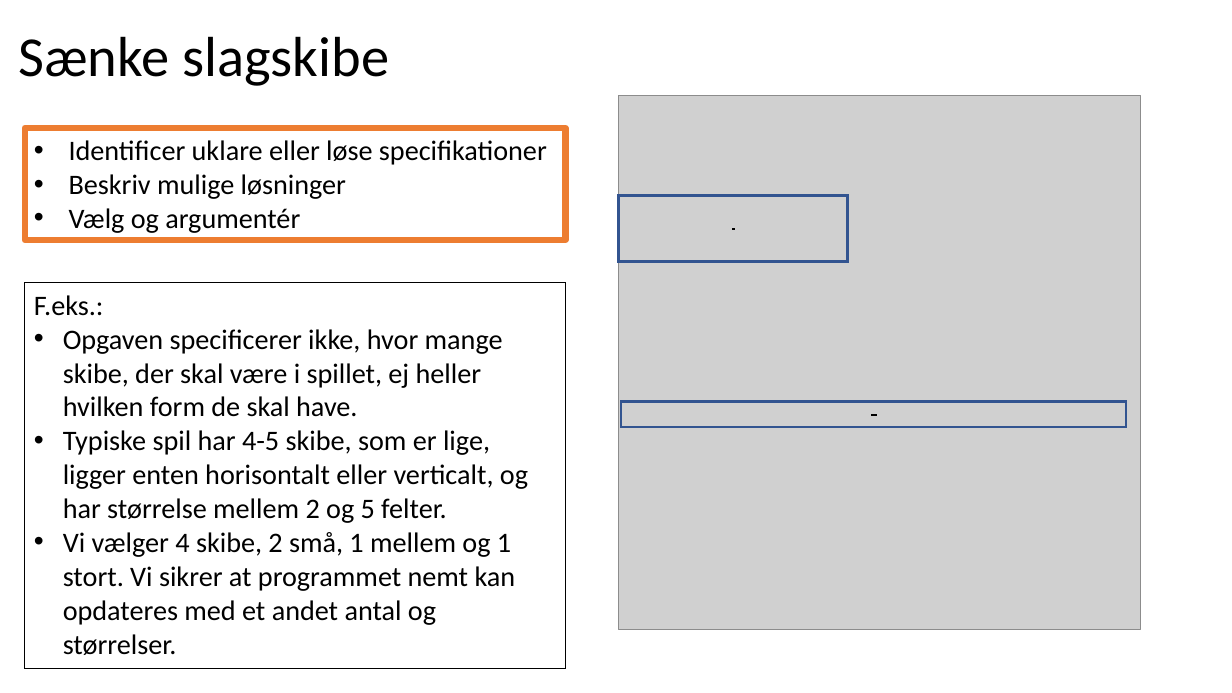
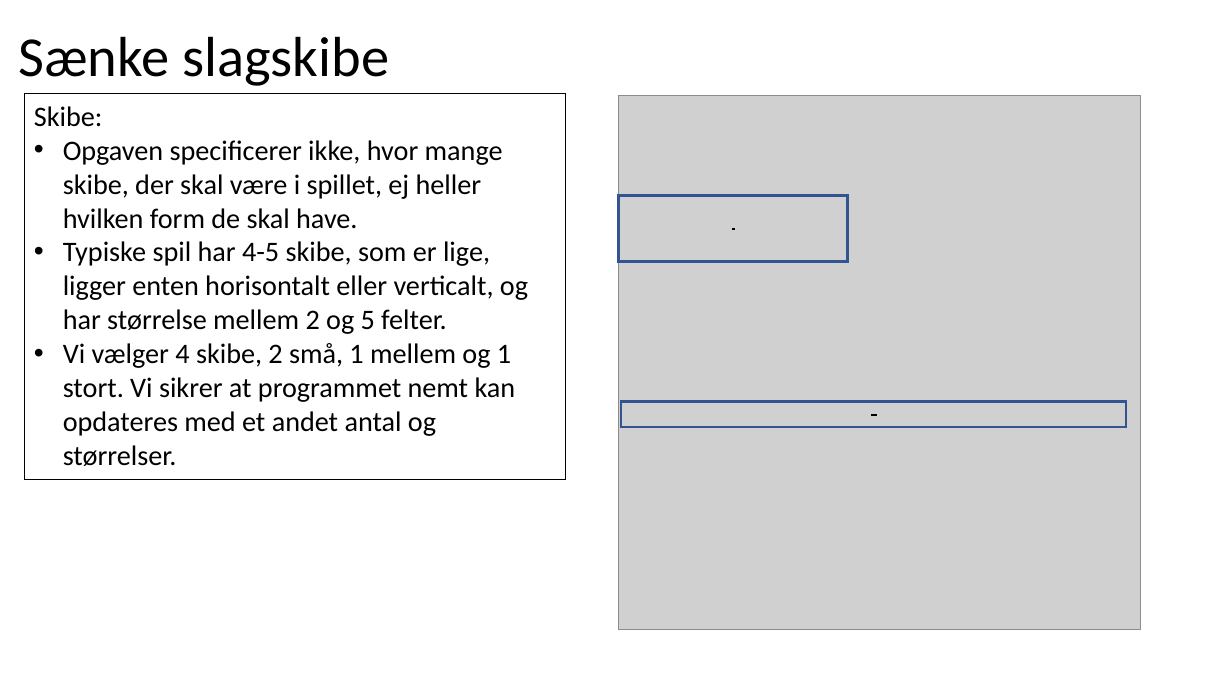
Before and after one commit to fisterloegsovs/pop22, a slide deck: slide 15 of lectures/13.1-3/lecture13.1.pptx (slide 14 before the commit). Drawn at 1232x693 pixels with LibreOffice and Linux fonts; fonts in the diff are those of the drawing; grey boxes stand for pictures. Boxes give left, top, right and bottom in pixels: in the first picture for what was removed or moved away, otherwise in the second. Text is boxed around its words. In the diff, an @@ line names an element or a change of style, - is before the commit and + after.

```diff
--- a/lectures/13.1-3/lecture13.1.pptx
+++ b/lectures/13.1-3/lecture13.1.pptx
@@ rectangle "Skibe:": place and size @@
-rectangle "Skibe:" at (25, 283, 566, 668)
+rectangle "Skibe:" at (25, 93, 566, 479)
@@ text in rectangle at (34, 106, 103, 127): text changed @@
-F.eks.:
+Skibe:
@@ rectangle removed at (25, 128, 566, 240) @@
-• Identificer uklare eller løse specifikationer
-• Beskriv mulige løsninger
-• Vælg og argumentér
```
Also in this commit, not shown: 5 other slides changed, 2 slides added, 8 other files.
